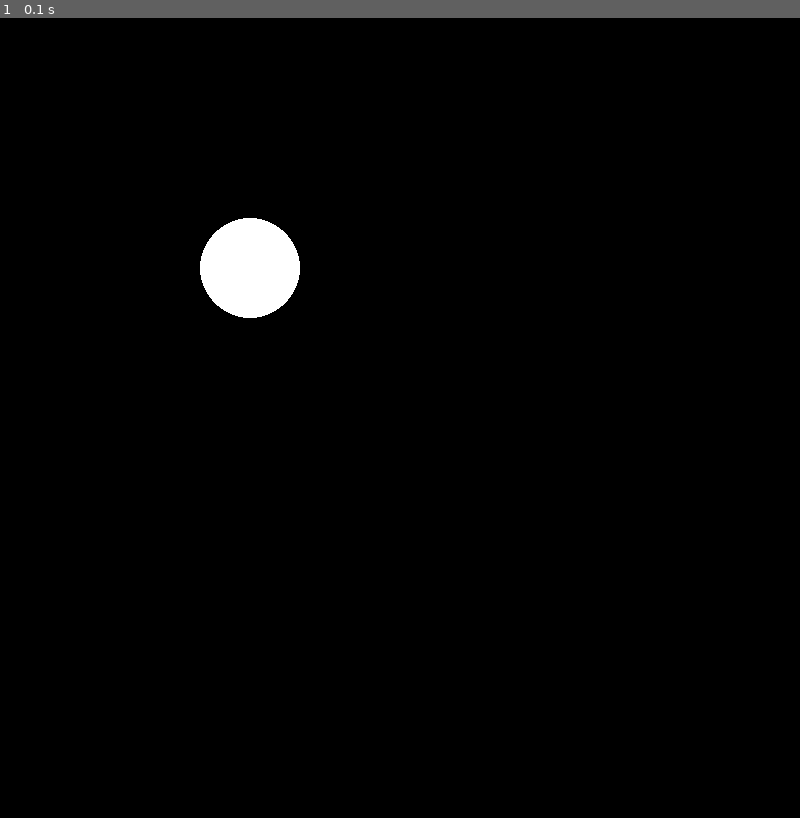
Above: before the commit, frame 1.
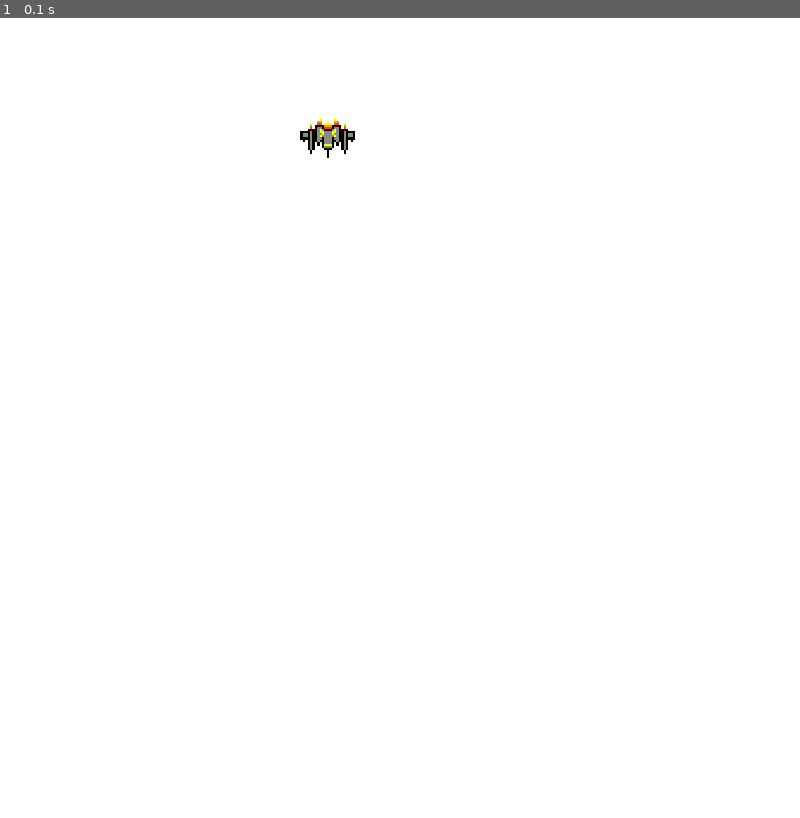
Above: after the commit, the same moment.

Repository: SGGM/pygame_1
Game: pygame game, started from game.py
Same seed, same stepped clock (60 frames per second), same inputs: the game is played once before the commit and once after it.
Inputs:
- Up to frame 1 (0.1 s): no input

The runs differ from the first frame. In frame 1, 99% of the frame differs, in the area x 0-100%, y 0-100%.

Commit message:
added spaceship images, resized

Diff:
--- a/game.py
+++ b/game.py
@@ -1,4 +1,5 @@
 import pygame
+import os
 
 
 
@@ -11,14 +12,20 @@
 # Place for constants
 WHITE = (255, 255, 255)
 FPS = 60
+SPACESHIP_WIDTH, SPACESHIP_HEIGHT = 55, 40
 
-
-pygame.draw.circle(WIN, WHITE, (250, 250), 50)
-
-
+# Place for files from Assets folder
+YELLOW_SPACESHIP_IMAGE = pygame.image.load(
+    os.path.join("Assets", "spaceship_yellow.png"))
+YELLOW_SPACESHIP = pygame.transform.scale(YELLOW_SPACESHIP_IMAGE, (SPACESHIP_WIDTH, SPACESHIP_HEIGHT))
+RED_SPACESHIP_IMAGE = pygame.image.load(
+    os.path.join("Assets", "spaceship_red.png"))
+RED_SPACESHIP = pygame.transform.scale(RED_SPACESHIP_IMAGE, (SPACESHIP_WIDTH, SPACESHIP_HEIGHT))
 
 
 def draw_window():
+    WIN.fill(WHITE)
+    WIN.blit(YELLOW_SPACESHIP, (300, 100))
     pygame.display.update()
 
 
